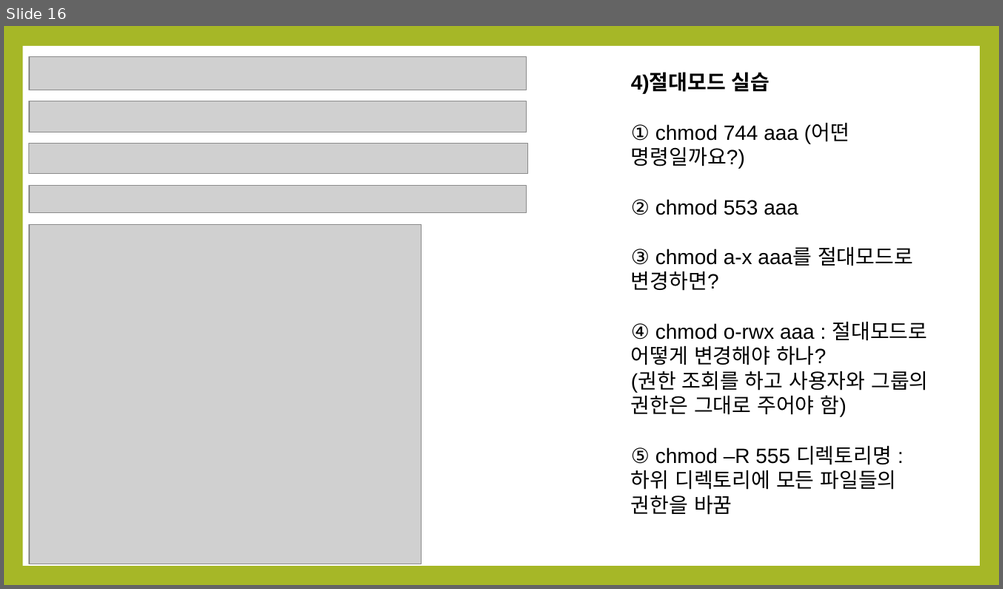
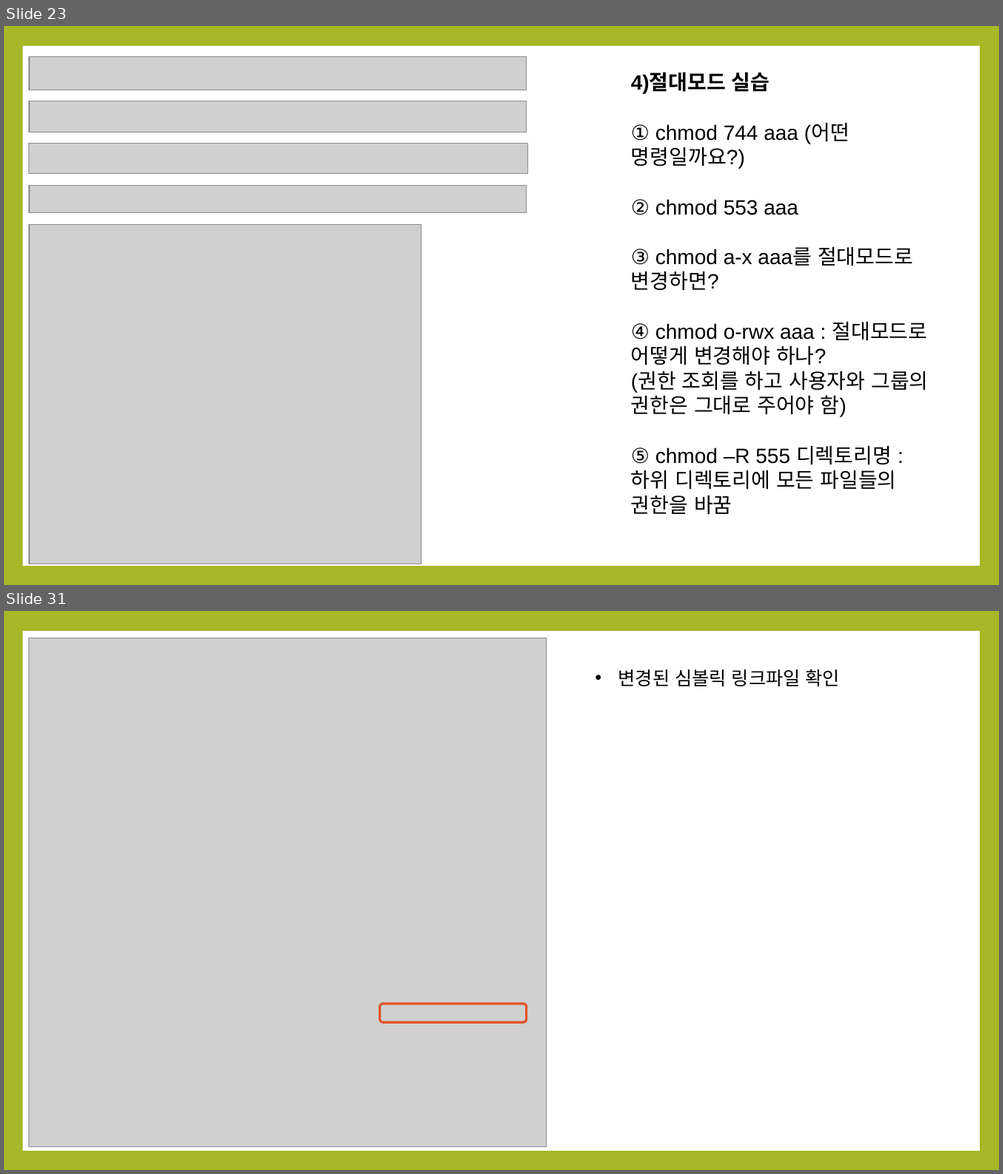
Before and after one commit to noheul1030/KOPO-Linux, a slide deck: 리눅스(v2023)/과제PPT/리눅스5강PPT.pptx. Shown one above the other, each under a label of ours: slide 16 before the commit, slides 23 and 31 after it; the slides between them are not shown. The pictures are 1003x589 and 1003x1174 pixels, drawn with LibreOffice and Linux fonts; fonts in the diff are those of the drawing; grey boxes stand for pictures. Boxes give left, top, right and bottom in pixels: in the first picture for what was removed or moved away, otherwise in the second. Text is boxed around its words. In the diff, an @@ line names an element or a change of style, - is before the commit and + after.

```diff
--- a/리눅스(v2023)/과제PPT/리눅스5강PPT.pptx
+++ b/리눅스(v2023)/과제PPT/리눅스5강PPT.pptx
@@ slide 31 added at (4, 611, 999, 1170), background #A6B727; not listed: 1 template element that a slide beside it also shows @@
@@ picture added at (29, 638, 546, 1147) @@
@@ text added at (618, 669, 839, 686), 18 pt, text #000000 @@
+• 변경된 심볼릭 링크파일 확인
@@ rounded rectangle added at (380, 1004, 526, 1023), outline #DF5327 2.25 pt @@
@@ what was slide 16 is now slide 23 @@
```
Also in this commit, not shown: 23 other slides added, 1 other file.
